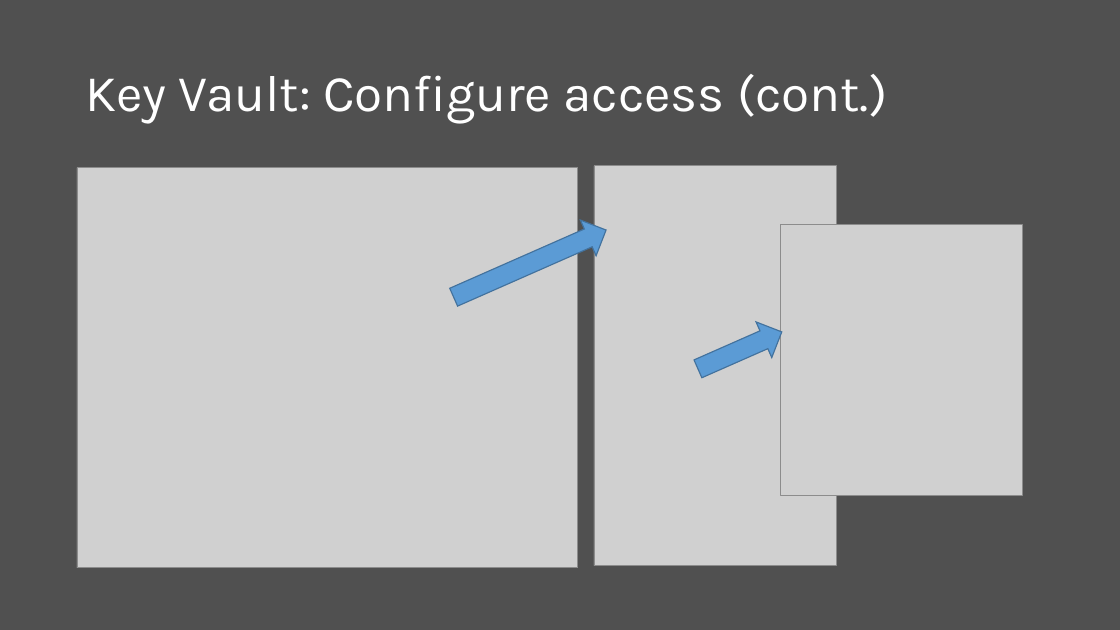
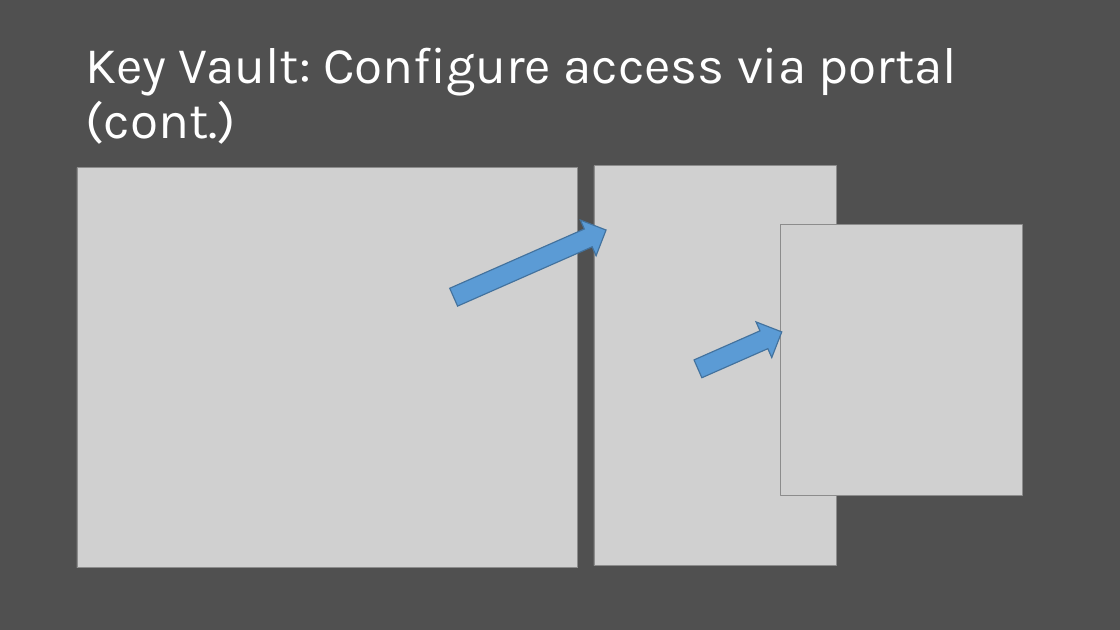
Before and after one commit to scottaddie/slide-decks, a slide deck: slide 16 of Protecting App Secrets.pptx. Drawn at 1120x630 pixels with LibreOffice and Linux fonts; fonts in the diff are those of the drawing; grey boxes stand for pictures. Boxes give left, top, right and bottom in pixels: in the first picture for what was removed or moved away, otherwise in the second. Text is boxed around its words. In the diff, an @@ line names an element or a change of style, - is before the commit and + after.

```diff
--- a/Protecting App Secrets.pptx
+++ b/Protecting App Secrets.pptx
@@ title at [85,47,956,144]: text changed @@
-Key Vault: Configure access (cont.)
+Key Vault: Configure access via portal (cont.)
```
Also in this commit, not shown: 5 other slides changed, 1 slide added.
